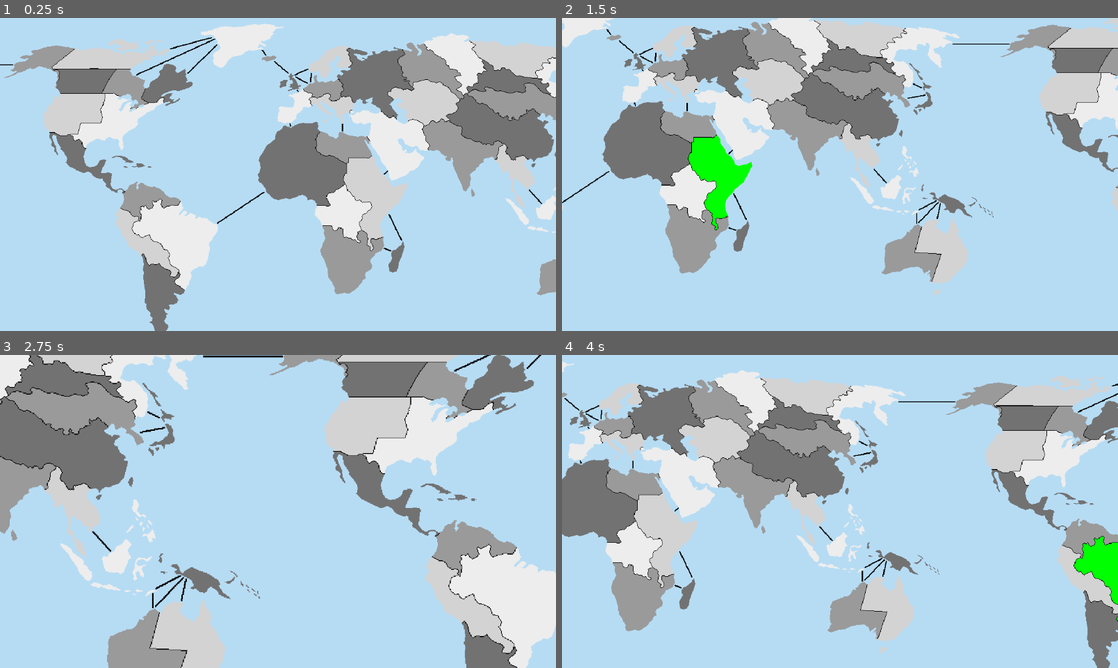
Above: before the commit, frames 1-4 (two rows, left to right).
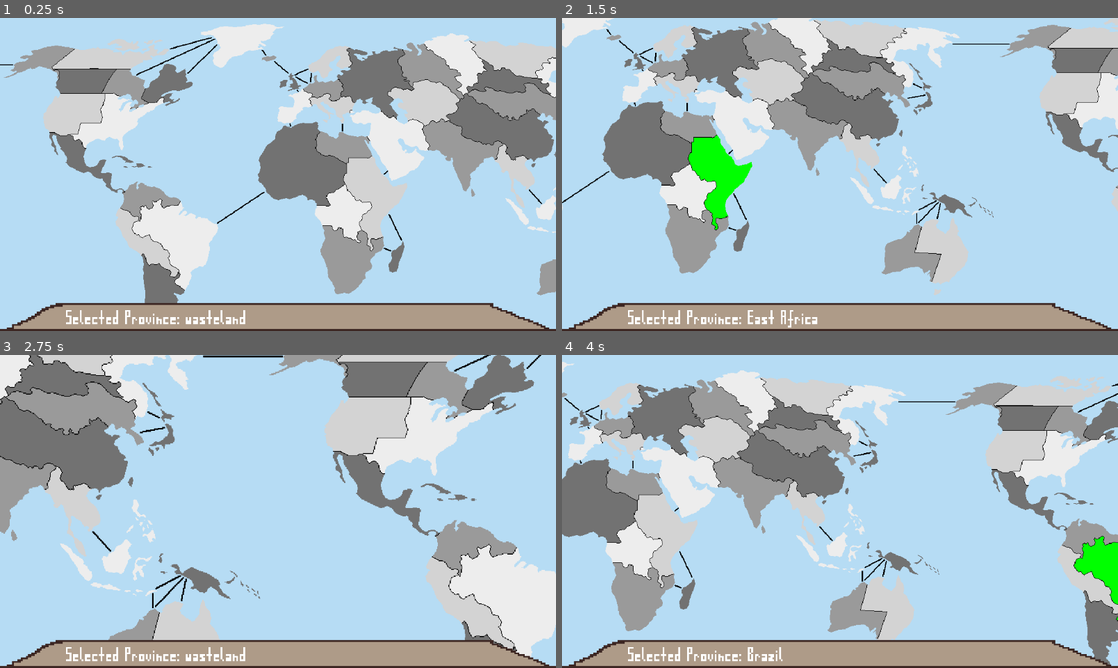
Above: after the commit, the same moments.

Repository: johann-0/Risiko
Game: Godot game, scene res://Scenes/game.tscn
The game is run twice, just before and just after one commit, with the same random seed, the same clock (stepped at 60 frames per second) and the same inputs.
Inputs (mouse positions are in pixels of both pictures, inside the frame that each line leads up to):
- Up to frame 1 (0.25 s): no input
- Up to frame 2 (1.5 s): tap Enter at 0.5 s; move the mouse to (962, 158) at 0.52 s; hold D (pan_right) 0.53-1.28 s; click (962, 158) at 0.6 s; move the mouse to (728, 190) at 1.27 s; hold S (pan_down) from 1.28 s (still down); click (728, 190) at 1.35 s
- Up to frame 3 (2.75 s): tap Space at 2 s; move the mouse to (333, 442) at 2.02 s; release S (pan_down) at 2.03 s; hold D (pan_right) from 2.03 s (still down); tap Mouse wheel up (zoom_in) at 2.1 s; click (333, 442) at 2.3 s
- Up to frame 4 (4 s): move the mouse to (812, 574) at 2.77 s; release D (pan_right) at 2.78 s; hold W (pan_up) 2.78-3.53 s; tap Mouse wheel down (zoom_out) at 2.85 s; click (812, 574) at 3.05 s; tap Enter at 3.5 s; move the mouse to (1006, 558) at 3.52 s; hold A (pan_left) from 3.53 s (still down); click (1006, 558) at 3.6 s

The runs differ from the first frame. In frame 1, 8.1% of the frame differs, in the area x 0-100%, y 90-100%; in frame 2, 8.1%; in frame 3, 7.4%; in frame 4, 8.1%.

Commit message:
feat: new label at bottom to show selected prov

Diff:
--- a/Scenes/game.tscn
+++ b/Scenes/game.tscn
@@ -1,7 +1,8 @@
-[gd_scene load_steps=4 format=3 uid="uid://b0d7nvx4yjxy2"]
+[gd_scene load_steps=5 format=3 uid="uid://b0d7nvx4yjxy2"]
 
 [ext_resource type="Script" path="res://Scripts/game.gd" id="1_8l15m"]
 [ext_resource type="Script" path="res://Scripts/camera_input.gd" id="3_x3dxi"]
+[ext_resource type="PackedScene" uid="uid://dyeld0jqcr1i0" path="res://Scenes/ui.tscn" id="4_xp87e"]
 [ext_resource type="PackedScene" uid="uid://bteu6rr1m2jya" path="res://Scenes/map.tscn" id="5_yq1fu"]
 
 [node name="Game" type="Node2D"]
@@ -17,5 +18,7 @@
 [node name="RightMap" parent="." instance=ExtResource("5_yq1fu")]
 position = Vector2(1227, 0)
 
+[node name="Control" parent="." instance=ExtResource("4_xp87e")]
+
 [connection signal="map_prov_clicked" from="LeftMap" to="." method="_on_left_map_map_prov_clicked"]
 [connection signal="map_prov_clicked" from="RightMap" to="." method="_on_right_map_map_prov_clicked"]
--- a/Scenes/game_data.tscn
+++ b/Scenes/game_data.tscn
@@ -1,6 +1,6 @@
 [gd_scene load_steps=2 format=3 uid="uid://b1yh73qhrjrl"]
 
-[ext_resource type="Script" path="res://Scripts/GameData.gd" id="1_ysgdu"]
+[ext_resource type="Script" path="res://Scripts/game_data.gd" id="1_ysgdu"]
 
 [node name="GameData" type="Node2D"]
 script = ExtResource("1_ysgdu")
--- a/Scenes/map.tscn
+++ b/Scenes/map.tscn
@@ -2,13 +2,14 @@
 
 [ext_resource type="Texture2D" uid="uid://c7kdkrqlypb8k" path="res://Assets/maps/mouse_map.png" id="1_prxjd"]
 [ext_resource type="Script" path="res://Scripts/map.gd" id="2_wnghg"]
-[ext_resource type="Script" path="res://Scripts/MouseMap.gd" id="3_ognea"]
+[ext_resource type="Script" path="res://Scripts/mouse_map.gd" id="3_6kylv"]
 [ext_resource type="Texture2D" uid="uid://b0k6bh55hymx6" path="res://Assets/maps/debug_map.png" id="3_u7p1w"]
 [ext_resource type="Texture2D" uid="uid://b2ymyq75gbxlc" path="res://Assets/maps/wasteland_map.png" id="5_vos11"]
 [ext_resource type="Shader" path="res://Shaders/testshader.gdshader" id="6_70vmw"]
 
 [sub_resource type="ShaderMaterial" id="ShaderMaterial_7jssx"]
 shader = ExtResource("6_70vmw")
+shader_parameter/num_of_provinces = null
 shader_parameter/base_color = null
 shader_parameter/colors = null
 
@@ -19,7 +20,7 @@
 visible = false
 texture = ExtResource("1_prxjd")
 centered = false
-script = ExtResource("3_ognea")
+script = ExtResource("3_6kylv")
 
 [node name="DebugMap" type="Sprite2D" parent="."]
 visible = false
--- a/Scenes/province.tscn
+++ /dev/null
@@ -1,5 +0,0 @@
-[gd_scene format=3 uid="uid://dy7qamud75gjk"]
-
-[node name="Province" type="Node2D"]
-
-[node name="Polygon2D" type="Polygon2D" parent="."]
--- /dev/null
+++ b/Scenes/ui.tscn
@@ -0,0 +1,40 @@
+[gd_scene load_steps=4 format=3 uid="uid://dyeld0jqcr1i0"]
+
+[ext_resource type="Script" path="res://Scripts/ui.gd" id="1_kh6vk"]
+[ext_resource type="Texture2D" uid="uid://fbvynr071kat" path="res://Assets/ui/bottom_tab.png" id="2_nodni"]
+[ext_resource type="FontFile" uid="uid://bl0pqv7txxuht" path="res://Assets/ui/TEST_FONT_4.ttf" id="3_ohvcs"]
+
+[node name="Control" type="CanvasLayer"]
+script = ExtResource("1_kh6vk")
+
+[node name="Screen" type="Control" parent="."]
+layout_mode = 3
+anchors_preset = 0
+offset_right = 320.0
+offset_bottom = 180.0
+scale = Vector2(3.6, 3.6)
+
+[node name="LowerBanner" type="Control" parent="Screen"]
+layout_mode = 2
+anchors_preset = 0
+offset_top = 164.0
+offset_right = 320.0
+offset_bottom = 180.0
+size_flags_vertical = 3
+size_flags_stretch_ratio = 0.18
+
+[node name="Sprite" type="TextureRect" parent="Screen/LowerBanner"]
+layout_mode = 0
+offset_right = 320.0
+offset_bottom = 16.0
+texture = ExtResource("2_nodni")
+
+[node name="Label" type="Label" parent="Screen/LowerBanner"]
+layout_mode = 2
+offset_left = 38.0556
+offset_top = 3.77778
+offset_right = 112.056
+offset_bottom = 13.7778
+theme_override_fonts/font = ExtResource("3_ohvcs")
+theme_override_font_sizes/font_size = 10
+text = "Selected Province: y"
--- a/Scripts/GameData.gd
+++ /dev/null
@@ -1,18 +0,0 @@
-extends Node2D
-
-signal _prov_clicked(provID: int)
-
-var selectedProv : int = -1
-
-# Called when the node enters the scene tree for the first time.
-func _ready():
-	pass # Replace with function body.
-
-
-# Called every frame. 'delta' is the elapsed time since the previous frame.
-func _process(delta):
-	pass
-
-
-func prov_clicked(provID: int):
-	emit_signal("_prov_clicked", provID)
--- a/Scripts/MouseMap.gd
+++ /dev/null
@@ -1,54 +0,0 @@
-extends Sprite2D
-
-var provinces : Array
-var NUM_PROV = 42
-
-signal mouse_prov_clicked(provID: int)
-
-# Called when the node enters the scene tree for the first time.
-func _ready():
-	add_provinces_to_arr()
-
-
-# Called every frame. 'delta' is the elapsed time since the previous frame.
-func _process(delta):
-	handleMouse()
-
-
-func handleMouse():
-	var mouseX = get_global_mouse_position().x - global_position.x
-	var mouseY = get_global_mouse_position().y - global_position.y
-
-	if !Input.is_action_just_pressed("click_left") \
-		or mouseX >= texture.get_width() or mouseX < 0 \
-		or mouseY >= texture.get_height() or mouseY < 0:
-		return
-
-	#if is_pixel_opaque(Vector2(mouseX,mouseY)):
-	#	return
-
-	var color = texture.get_image().get_pixel(mouseX, mouseY)
-	var id = color.r8 - 100
-
-	if id < 0 or id >= NUM_PROV:
-		GameData.prov_clicked(-1)
-		return
-
-	print("id: " + str(id))
-	print(str(provinces[id]) + "\n")
-
-	GameData.prov_clicked(id)
-
-
-func add_provinces_to_arr():
-	var file = FileAccess.open("res://Assets/provinces.json", FileAccess.READ)
-	var text = file.get_as_text()
-	var json = JSON.new()
-	if json.parse(text) != OK:
-		print("Unexpected Error!")
-		return
-	print("Parsing success!")
-
-	NUM_PROV = json.data.num_of_provinces
-	for provinceID in json.data.provinces:
-		provinces.append(json.data.provinces[provinceID])
--- a/Scripts/game.gd
+++ b/Scripts/game.gd
@@ -3,12 +3,6 @@
 
 func _ready():
 	GameData.connect("_prov_clicked", Callable(self, "_on_prov_clicked"))
-
-
-func _process(delta):
-	if(GameData.selectedProv != -1):
-		set_prov_color(GameData.selectedProv, Color.GREEN)
-	print(GameData.selectedProv)
 
 
 func set_prov_color(provID : int, color : Color):
@@ -20,5 +14,7 @@
 	if(GameData.selectedProv == provinceID):
 		return
 	# Unselect prev. province
-	set_prov_color(GameData.selectedProv, Color.WHITE)
+	set_prov_color(GameData.selectedProv, Color.TRANSPARENT)
 	GameData.selectedProv = provinceID
+	if GameData.selectedProv != -1:
+		set_prov_color(GameData.selectedProv, Color.GREEN)
--- /dev/null
+++ b/Scripts/game_data.gd
@@ -0,0 +1,60 @@
+extends Node2D
+
+signal _prov_clicked(provID: int)
+
+var selectedProv: int = -1
+var NUM_PROV: int
+var provinces: Array
+
+enum Phase { DEPLOY, ATTACK, FORTIFY}
+var curPhase : Phase = Phase.DEPLOY
+
+class Province:
+	var _id: int
+	var _name: String
+	var _neighbors: Array
+
+	static func wasteland():
+		var wasteland = Province.new()
+		wasteland._id = -1
+		wasteland._name = "wasteland"
+		wasteland._neighbors = []
+		return wasteland
+
+func _ready():
+	add_provinces_to_arr()
+
+
+func add_provinces_to_arr():
+	var file = FileAccess.open("res://Assets/provinces.json", FileAccess.READ)
+	var text = file.get_as_text()
+	var json = JSON.new()
+	if json.parse(text) != OK:
+		print("Parsing provs: unexpected error!")
+		return
+	print("Parsing provs: success!")
+
+	NUM_PROV = json.data.num_of_provinces
+	for provinceID in json.data.provinces:
+		var newProv = Province.new()
+		newProv._id = provinceID
+		newProv._name = json.data.provinces[provinceID]
+		provinces.append(newProv)
+		#print(newProv._name)
+		#print(newProv._id)
+
+	# Sort the array by province id
+	provinces.sort_custom(id_sort)
+
+func id_sort(p1: Province, p2: Province):
+	if p1._id < p2._id:
+		return true
+	return false
+
+func prov_clicked(provID: int):
+	emit_signal("_prov_clicked", provID)
+
+func get_selected_prov():
+	if selectedProv == -1:
+		return Province.wasteland()
+	return provinces[selectedProv]
--- a/Scripts/map.gd
+++ b/Scripts/map.gd
@@ -1,26 +1,30 @@
 extends Node2D
-@onready var curMap : Sprite2D = $WastelandMap
-@onready var mat = $Map.material
+
+@onready var curMap: Sprite2D = $WastelandMap
+@onready var mat: Material = $Map.material
+@onready var NUM_PROV: int = GameData.NUM_PROV
 
 signal map_prov_clicked(provID: int)
 
 
 func _ready():
+	# Hide all maps except Map and curMap
+	$MouseMap.hide()
+	$DebugMap.hide()
+	$WastelandMap.hide()
+	$Map.show()
+	curMap.show()
+
+	# Initialise shader parameters
 	mat.set_shader_parameter("base_color", Color8(100,0,0))
-	mat.set_shader_parameter("num_of_provinces", 42)
-
-	var extracted : Array
-	for i in range(42):
-		extracted.append(Color.WHITE)
-	mat.set_shader_parameter("colors", extracted)
+	mat.set_shader_parameter("num_of_provinces", NUM_PROV)
+	var provColors: Array
+	for i in range(NUM_PROV):
+		provColors.append(Color.TRANSPARENT)
+	mat.set_shader_parameter("colors", provColors)
 
 
-
-func _process(delta):
-	pass
-
-
-func set_prov_color(provID : int, color : Color):
-	var extracted : Array = mat.get_shader_parameter("colors")
+func set_prov_color(provID: int, color: Color):
+	var extracted: Array = mat.get_shader_parameter("colors")
 	extracted[provID] = color
 	mat.set_shader_parameter("colors", extracted)
--- /dev/null
+++ b/Scripts/mouse_map.gd
@@ -0,0 +1,34 @@
+extends Sprite2D
+
+@onready var provinces = GameData.provinces
+@onready var NUM_PROV = GameData.NUM_PROV
+
+
+func _ready():
+	pass
+
+
+func _process(delta):
+	handleMouse()
+
+
+func handleMouse():
+	var mouseX = get_global_mouse_position().x - global_position.x
+	var mouseY = get_global_mouse_position().y - global_position.y
+
+	if !Input.is_action_just_pressed("click_left") \
+		or mouseX >= texture.get_width() or mouseX < 0 \
+		or mouseY >= texture.get_height() or mouseY < 0:
+		return
+
+	var color = texture.get_image().get_pixel(mouseX, mouseY)
+	var id = color.r8 - 100
+
+	if id < 0 or id >= NUM_PROV or color.g != 0 or color.b != 0:
+		GameData.prov_clicked(-1)
+		return
+
+	print("id: " + str(id))
+	print(str(provinces[id]._name) + "\n")
+
+	GameData.prov_clicked(id)
--- /dev/null
+++ b/Scripts/ui.gd
@@ -0,0 +1,15 @@
+extends CanvasLayer
+@onready var lowerBanLabel : Label = $Screen/LowerBanner/Label
+
+# Called when the node enters the scene tree for the first time.
+func _ready():
+	pass # Replace with function body.
+
+
+# Called every frame. 'delta' is the elapsed time since the previous frame.
+func _process(delta):
+	setText()
+
+func setText():
+	var selProv = GameData.get_selected_prov()
+	lowerBanLabel.text = "Selected Province: " + str(selProv._name)
--- a/Shaders/testshader.gdshader
+++ b/Shaders/testshader.gdshader
@@ -1,23 +1,28 @@
 shader_type canvas_item;
 
+uniform int num_of_provinces;
+const int max_num_of_provinces = 100;
 uniform vec4 base_color : source_color;
-const int num_of_provinces = 42;
-uniform vec4 colors[num_of_provinces] : source_color;
+uniform vec4 colors[max_num_of_provinces] : source_color;
 const float EPSILON = 1.0/256.0;
 
 void fragment() {
 	COLOR = texture(TEXTURE, UV);
-
-	int idx = 0;
-	float idx_f = 0.0;
-	while(idx < num_of_provinces) {
-		if(EPSILON >= abs(COLOR.r - base_color.r - idx_f/256.0))
-			break;
-		idx_f += 1.0;
-		++idx;
+	// If COLOR is white, then make it transparent
+	if(COLOR.r >= 0.999 && COLOR.g >= 0.999 && COLOR.b >= 0.9999) {
+		COLOR = vec4(1.0,1.0,1.0,0.0);
+	} else if(COLOR.g == 0.0 && COLOR.b == 0.0) {
+		// Get the index of the color
+		int idx = 0;
+		float idx_f = 0.0;
+		while(idx < num_of_provinces) {
+			if(EPSILON >= abs(COLOR.r - base_color.r - idx_f/256.0))
+				break;
+			idx_f += 1.0;
+			++idx;
+		}
+		// If the index is acceptable, then set it to its mapped color
+		if(idx != num_of_provinces)
+			COLOR = colors[idx];
 	}
-	if(idx != num_of_provinces && COLOR.g == 0.0 && COLOR.b == 0.0)
-		COLOR = colors[idx];
-	if(COLOR.r >= 0.99 && COLOR.g >= 0.99 && COLOR.b >= 0.99)
-		COLOR = vec4(1.0,1.0,1.0,0.0);
 }
--- a/Shaders/testshader.tres
+++ b/Shaders/testshader.tres
@@ -77,7 +77,6 @@
 
 }
 "
-graph_offset = Vector2(-366.59, 135.54)
 mode = 1
 flags/light_only = false
 nodes/fragment/0/position = Vector2(820, 240)
--- a/project.godot
+++ b/project.godot
@@ -17,7 +17,7 @@
 
 [autoload]
 
-GameData="*res://Scripts/GameData.gd"
+GameData="*res://Scripts/game_data.gd"
 
 [display]
 
Binary file added: Assets/ui/TEST_FONT_4.ttf
Not shown, added: Assets/ui/TEST_FONT_4.ttf.import
Binary file added: Assets/ui/bottom_tab.png
Not shown, added: Assets/ui/bottom_tab.png.import
